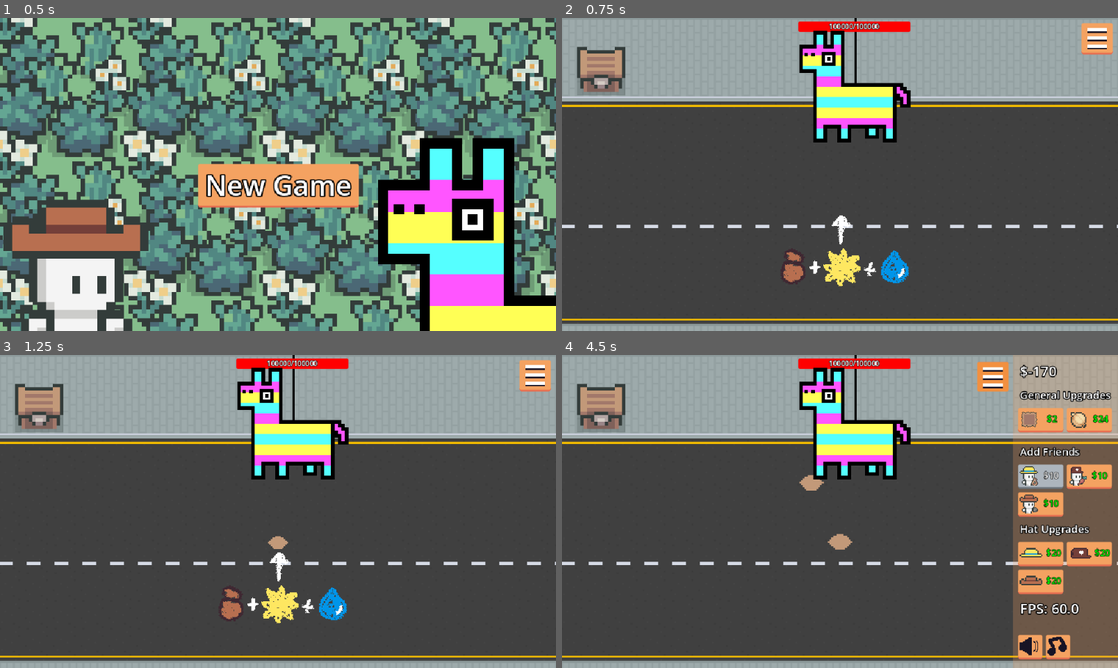
Above: before the commit, frames 1-4 (two rows, left to right).
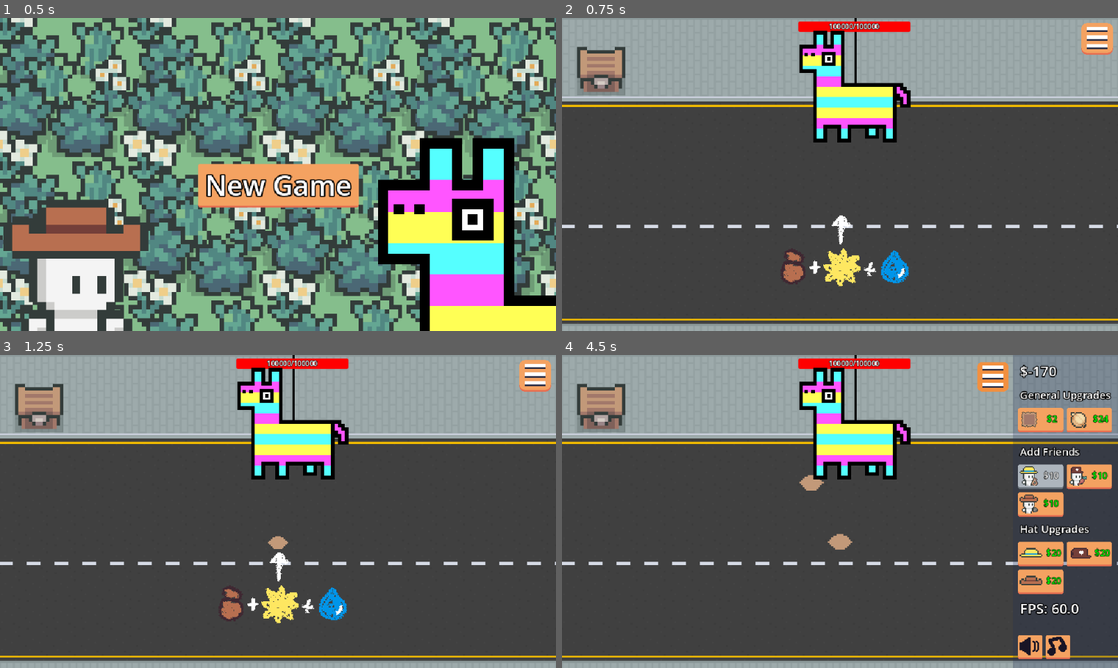
Above: after the commit, the same moments.

Repository: eric-marsh/farminata
Game: Godot game, scene res://scene/scene_switcher.tscn
The game is run twice, just before and just after one commit, with the same random seed, the same clock (stepped at 60 frames per second) and the same inputs. Sound files missing from this copy of the repository are replaced by a short silence.
Inputs (mouse positions are in pixels of both pictures, inside the frame that each line leads up to):
- Up to frame 1 (0.5 s): no input
- Up to frame 2 (0.75 s): click "New Game" at 0.5 s
- Up to frame 3 (1.25 s): no input
- Up to frame 4 (4.5 s): click (1095, 376) at 1.25 s; click "$2" at 2 s; click "$24" at 2.75 s; click "$24" at 3.5 s; click "$24" at 4.25 s

Frame 1 is identical in both runs. In frame 2, 0.2% of the frame differs, in the area x 93-100%, y 1-12%; in frame 3, 0.2%; in frame 4, 12%, in the area x 74-100%, y 0-100%.
Error in both runs: Invalid access to property or key 'SWAY_RAND_DIR' on a base object of type 'Node (debug.gd)'. (res://flower.gd:8)

Commit message:
minor UI changes

Diff:
--- a/scene/canvas_layer.tscn
+++ b/scene/canvas_layer.tscn
@@ -39,27 +39,29 @@
 bg_color = Color(0.956863, 0.635294, 0.380392, 1)
 border_width_bottom = 2
 border_color = Color(0.905882, 0.435294, 0.317647, 1)
-corner_radius_top_left = 2
-corner_radius_top_right = 2
-corner_radius_bottom_right = 2
-corner_radius_bottom_left = 2
+corner_radius_top_left = 6
+corner_radius_top_right = 6
+corner_radius_bottom_right = 6
+corner_radius_bottom_left = 6
 expand_margin_left = 2.0
 expand_margin_top = 2.0
 expand_margin_right = 2.0
 expand_margin_bottom = 2.0
+anti_aliasing = false
 
 [sub_resource type="StyleBoxFlat" id="StyleBoxFlat_yq5og"]
 bg_color = Color(0.94902, 0.564706, 0.25098, 1)
 border_width_top = 2
 border_color = Color(0.905882, 0.435294, 0.317647, 0)
-corner_radius_top_left = 2
-corner_radius_top_right = 2
-corner_radius_bottom_right = 2
-corner_radius_bottom_left = 2
+corner_radius_top_left = 6
+corner_radius_top_right = 6
+corner_radius_bottom_right = 6
+corner_radius_bottom_left = 6
 expand_margin_left = 2.0
 expand_margin_top = 2.0
 expand_margin_right = 2.0
 expand_margin_bottom = 2.0
+anti_aliasing = false
 
 [sub_resource type="Theme" id="Theme_fqykr"]
 default_font_size = 12
@@ -81,7 +83,7 @@
 VBoxContainer/constants/separation = 6
 
 [sub_resource type="StyleBoxFlat" id="StyleBoxFlat_cvoi6"]
-bg_color = Color(0.956863, 0.635294, 0.380392, 0.25098)
+bg_color = Color(0.113725, 0.168627, 0.32549, 0.25098)
 expand_margin_left = 8.0
 expand_margin_top = 8.0
 expand_margin_right = 8.0
--- a/scene/upgrade_menu_theme.tres
+++ b/scene/upgrade_menu_theme.tres
@@ -12,6 +12,7 @@
 expand_margin_top = 2.0
 expand_margin_right = 2.0
 expand_margin_bottom = 2.0
+anti_aliasing = false
 
 [sub_resource type="StyleBoxEmpty" id="StyleBoxEmpty_11x1d"]
 
@@ -27,6 +28,7 @@
 expand_margin_top = 2.0
 expand_margin_right = 2.0
 expand_margin_bottom = 2.0
+anti_aliasing = false
 
 [sub_resource type="StyleBoxFlat" id="StyleBoxFlat_yq5og"]
 bg_color = Color(0.94902, 0.564706, 0.25098, 1)
@@ -40,6 +42,7 @@
 expand_margin_top = 2.0
 expand_margin_right = 2.0
 expand_margin_bottom = 2.0
+anti_aliasing = false
 
 [resource]
 default_font_size = 12
Binary file changed: img/ui/effects.png
Binary file changed: img/ui/menu_icon.png
